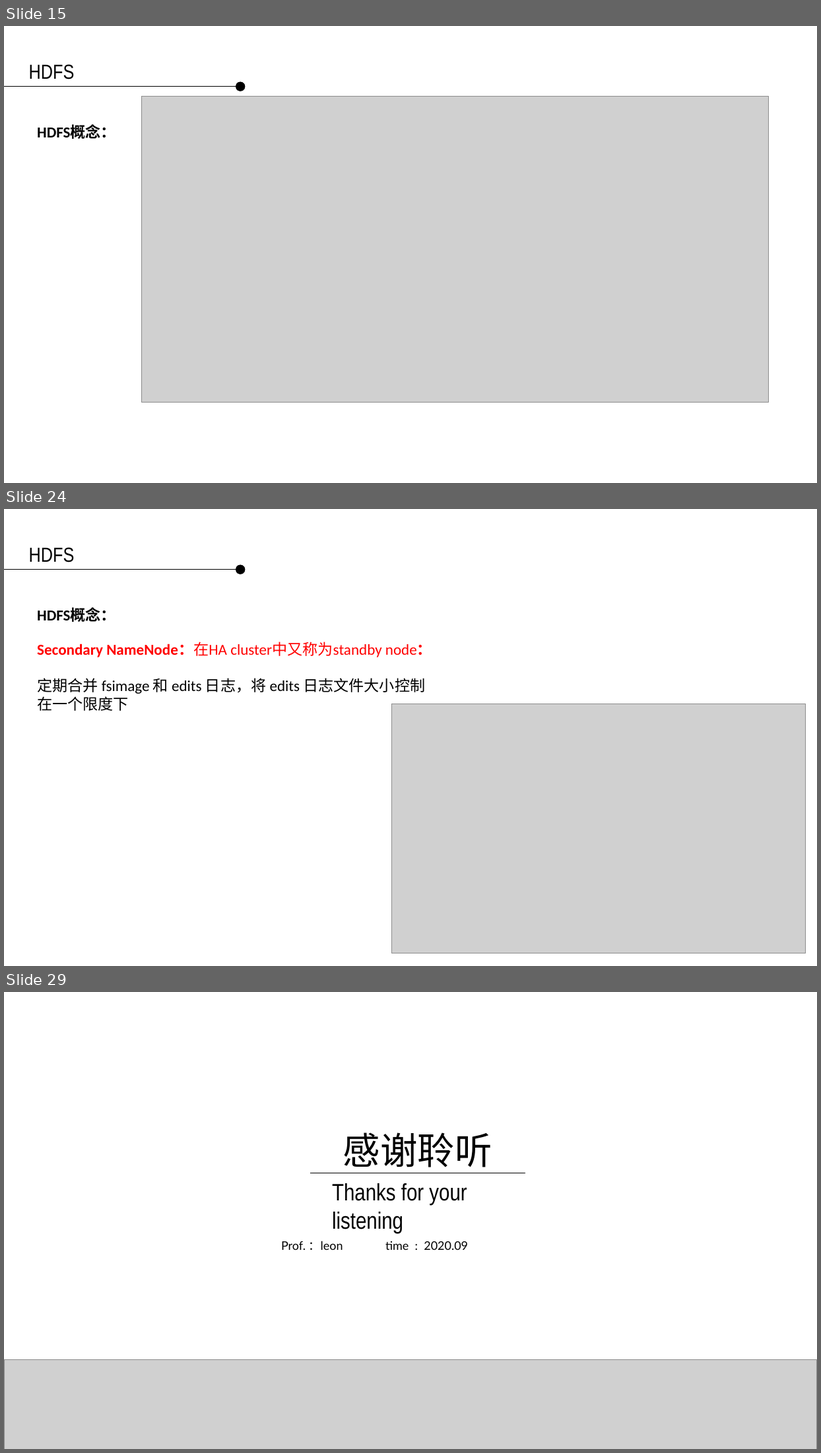
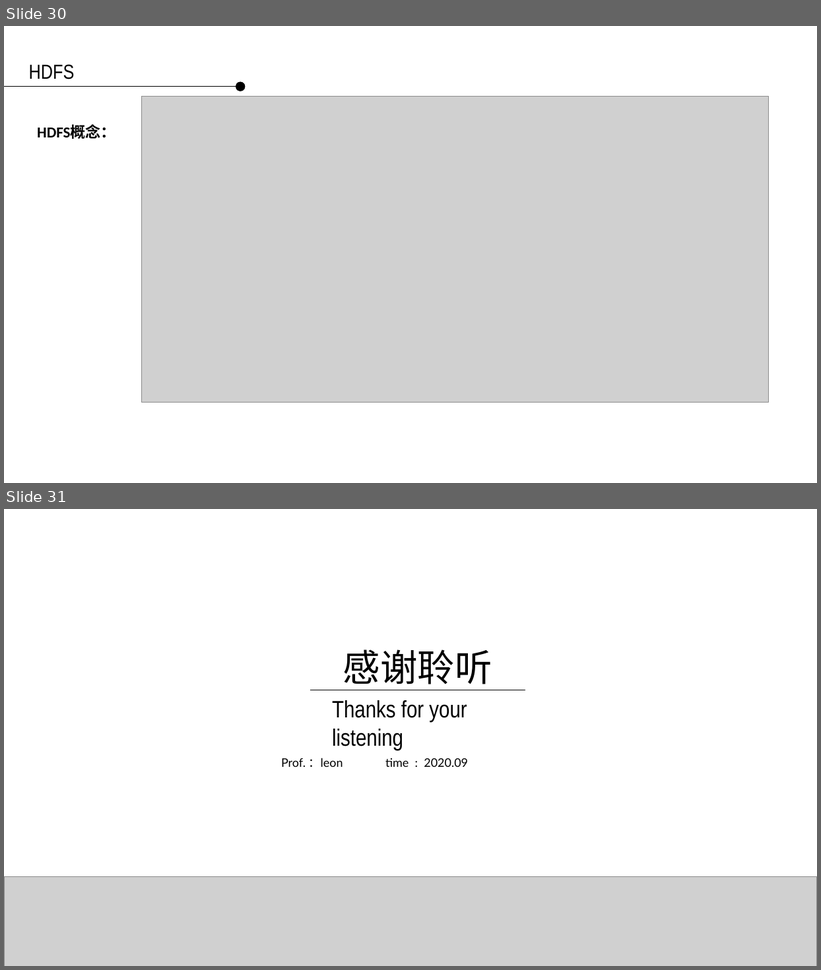
Before and after one commit to applepip/Big_Data, a slide deck: 数据采集系统-清华王宇新/数据采集系统 - 数据存储 第四讲.pptx. Shown one above the other, each under a label of ours: slides 15, 24 and 29 before the commit, slides 30 and 31 after it; the slides between them are not shown. The pictures are 821x1453 and 821x970 pixels, drawn with LibreOffice and Linux fonts; fonts in the diff are those of the drawing; grey boxes stand for pictures; background and template pictures are left out. Boxes give left, top, right and bottom in pixels: in the first picture for what was removed or moved away, otherwise in the second. Text is boxed around its words. In the diff, an @@ line names an element or a change of style, - is before the commit and + after.

```diff
--- a/数据采集系统-清华王宇新/数据采集系统 - 数据存储 第四讲.pptx
+++ b/数据采集系统-清华王宇新/数据采集系统 - 数据存储 第四讲.pptx
@@ slide 24 removed at (x1=4, y1=509, x2=817, y2=966), background picture (left out) @@
@@ text removed at (x1=29, y1=547, x2=75, y2=562) @@
-HDFS
@@ ellipse removed at (x1=236, y1=565, x2=246, y2=575) @@
@@ line removed from (4, 569) to (236, 569) @@
@@ text removed at (x1=37, y1=608, x2=116, y2=622) @@
-HDFS概念：
@@ text removed at (x1=37, y1=642, x2=432, y2=711) @@
-Secondary NameNode：在HA cluster中又称为standby node：
-定期合并 fsimage 和 edits 日志，将 edits 日志文件大小控制在一个限度下
@@ picture removed at (x1=392, y1=704, x2=806, y2=954) @@
@@ what was slide 15 is now slide 30 @@
@@ what was slide 29 is now slide 31 @@
```
Also in this commit, not shown: 15 slides added, 12 other slides removed.
